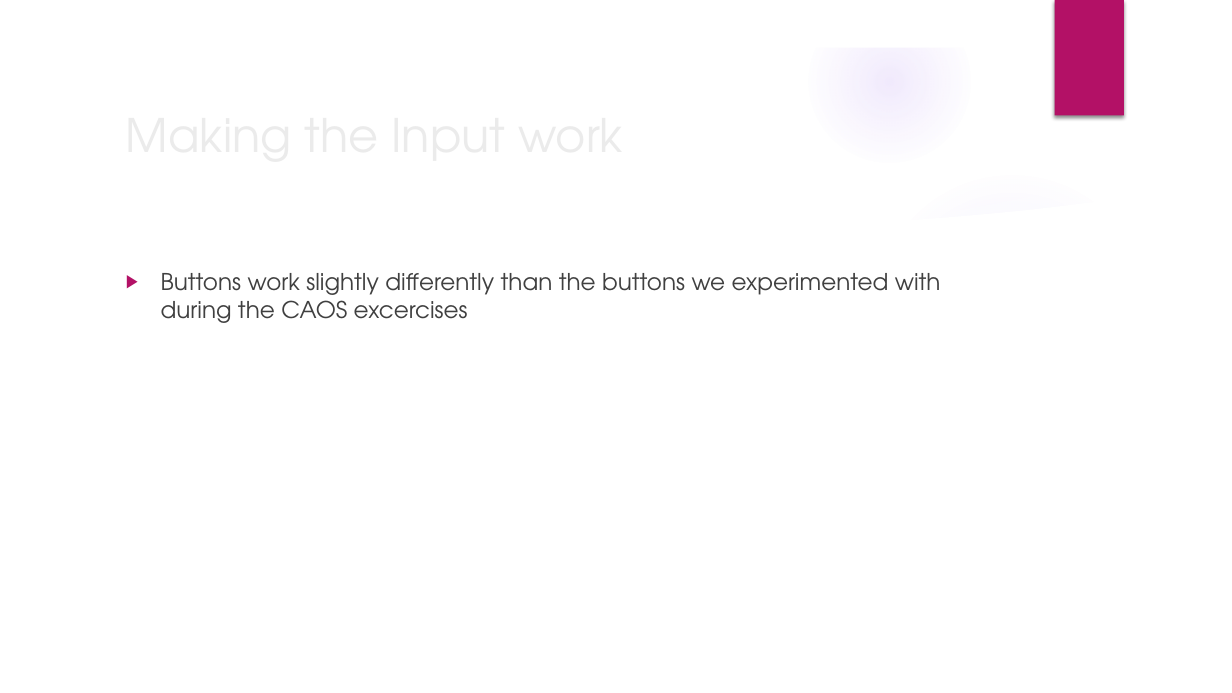
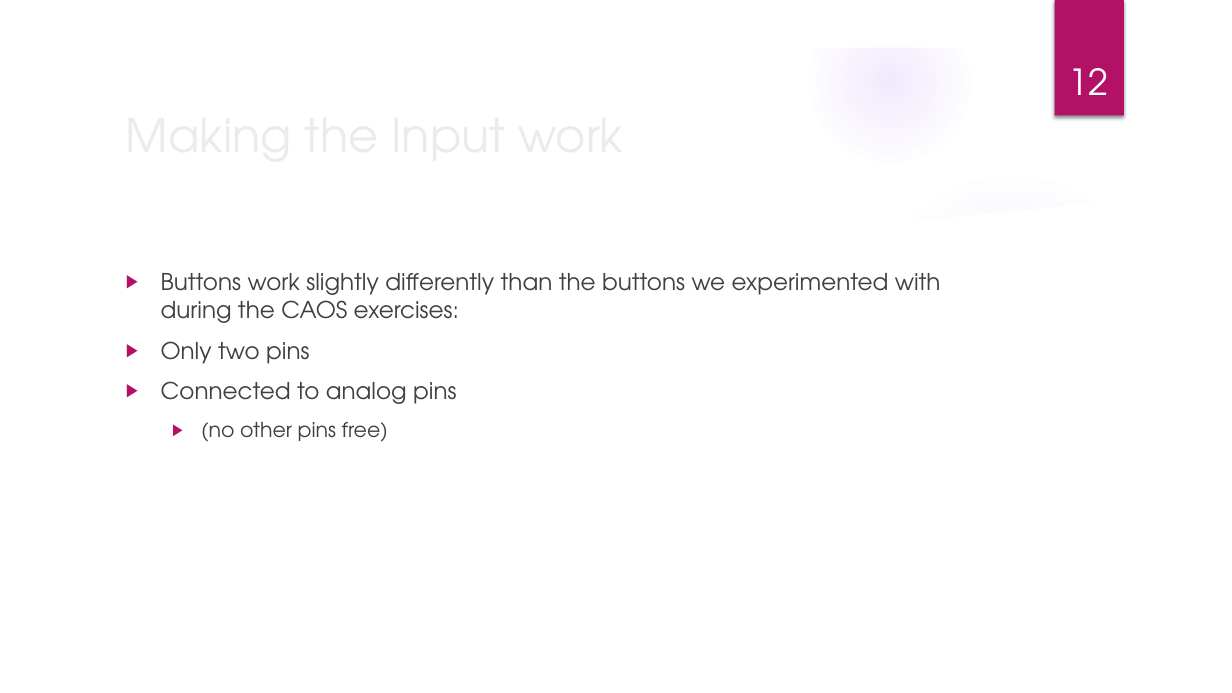
Before and after one commit to Tiim/4winns, a slide deck: slide 12 of CAOS Match4 Presentation.pptx. Drawn at 1232x693 pixels with LibreOffice and Linux fonts; fonts in the diff are those of the drawing; background and template pictures are left out. Boxes give left, top, right and bottom in pixels: in the first picture for what was removed or moved away, otherwise in the second. Text is boxed around its words. In the diff, an @@ line names an element or a change of style, - is before the commit and + after.

Commit message:
Add text for buttons, add page numbers
Format code snippte on in the RGB Matrix slide

```diff
--- a/CAOS Match4 Presentation.pptx
+++ b/CAOS Match4 Presentation.pptx
@@ page number added at (x1=1069, y1=68, x2=1109, y2=95), 28 pt, text #FFFFFF @@
+12
@@ text at (x1=161, y1=273, x2=941, y2=442): text changed @@
-▶ Buttons work slightly differently than the buttons we experimented with during the CAOS excercises
+▶ Buttons work slightly differently than the buttons we experimented with during the CAOS exercises:
+▶ Only two pins
+▶ Connected to analog pins
+  ▶ (no other pins free)
```
Also in this commit, not shown: 18 other slides changed.
